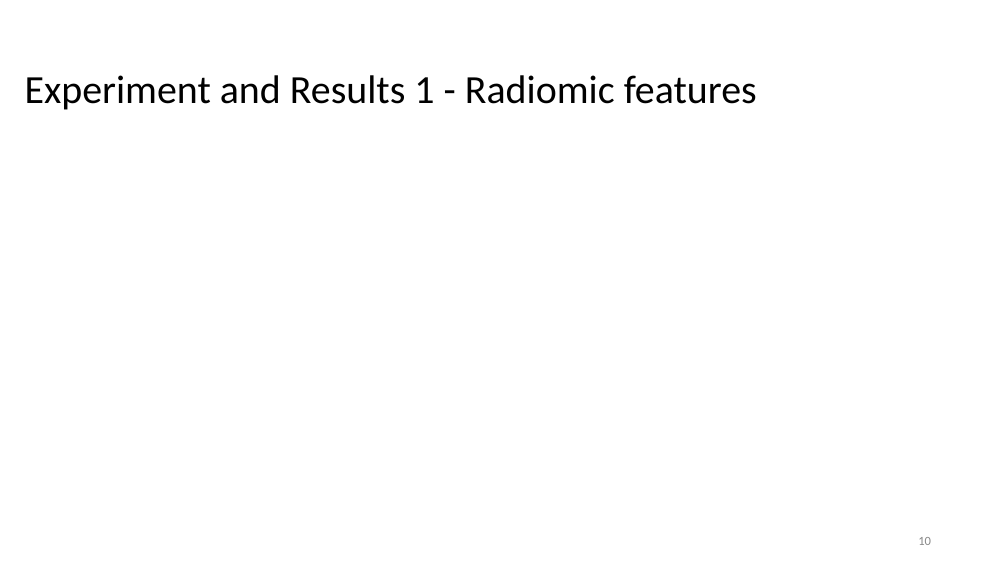
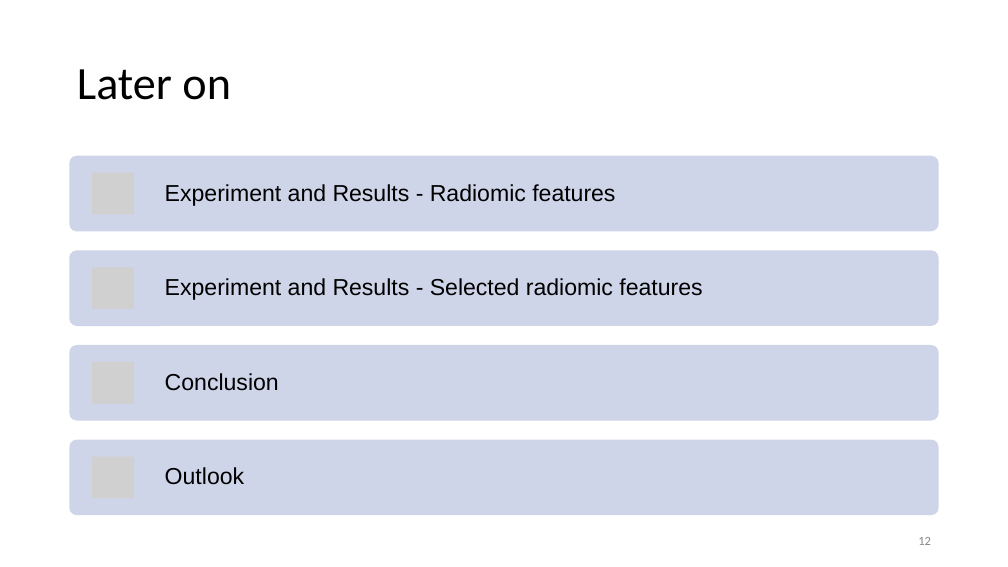
Before and after one commit to zejunyan/mialab, a slide deck: slide 12 of .github/workflows/Group 6 mialab-presentation.pptx (slide 10 before the commit). Drawn at 1008x567 pixels with LibreOffice and Linux fonts; fonts in the diff are those of the drawing; grey boxes stand for pictures; background and template pictures are left out. Boxes give left, top, right and bottom in pixels: in the first picture for what was removed or moved away, otherwise in the second. Text is boxed around its words. In the diff, an @@ line names an element or a change of style, - is before the commit and + after.

```diff
--- a/.github/workflows/Group 6 mialab-presentation.pptx
+++ b/.github/workflows/Group 6 mialab-presentation.pptx
@@ title at <box>77,69,231,100</box>: text changed; size 38 to 44 pt @@
-Experiment and Results 1 - Radiomic features
+Later on
@@ group added at <box>70,156,939,515</box>: 4 rounded rectangles, 4 pictures, 4 texts @@
+Experiment and Results - Radiomic features
+Experiment and Results - Selected radiomic features
+Conclusion
+Outlook
@@ page number at <box>918,537,931,545</box>: text changed @@
-10
+12
```
Also in this commit, not shown: 4 other slides changed, 3 slides added, 4 slides removed.
